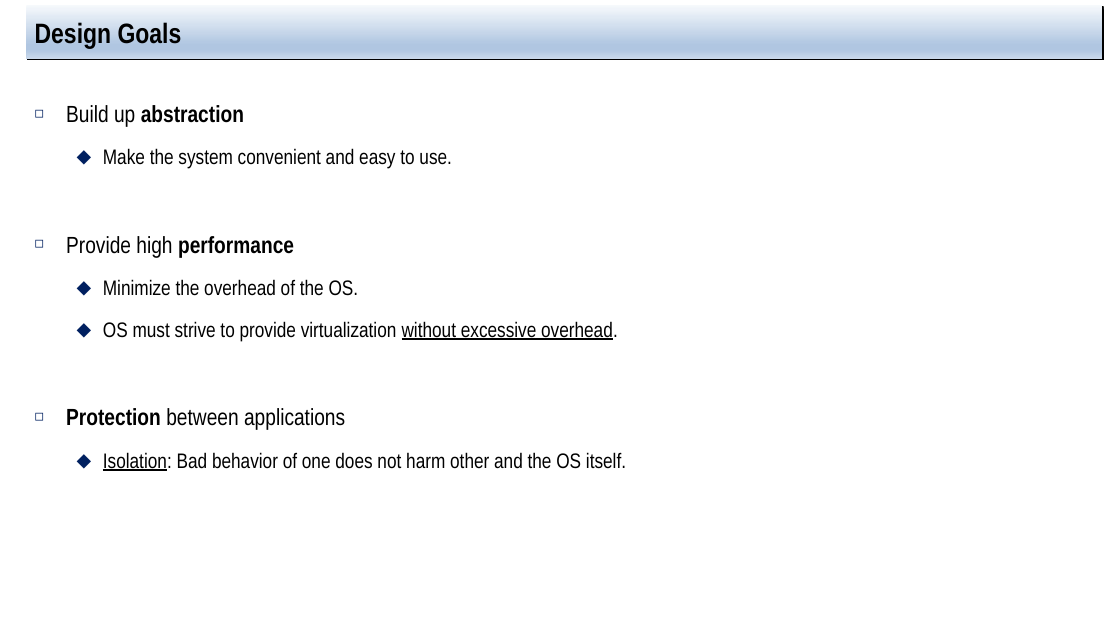
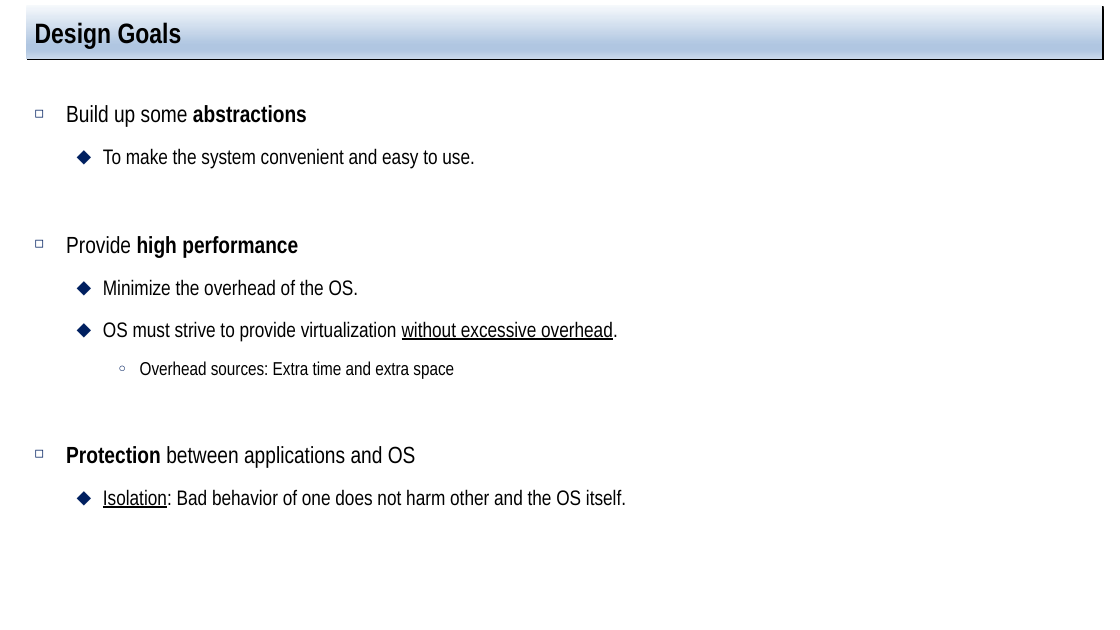
Before and after one commit to jachermocilla/extra-course-materials, a slide deck: slide 30 of cmsc125/ostep/slides/00.Introduction/Introduction_to_operating_system.pptx (slide 28 before the commit). Drawn at 1120x630 pixels with LibreOffice and Linux fonts; fonts in the diff are those of the drawing. Boxes give left, top, right and bottom in pixels: in the first picture for what was removed or moved away, otherwise in the second. Text is boxed around its words. In the diff, an @@ line names an element or a change of style, - is before the commit and + after.

```diff
--- a/cmsc125/ostep/slides/00.Introduction/Introduction_to_operating_system.pptx
+++ b/cmsc125/ostep/slides/00.Introduction/Introduction_to_operating_system.pptx
@@ text at box(66, 105, 475, 169): text changed @@
-◻ Build up abstraction
-  ⬥ Make the system convenient and easy to use.
+◻ Build up some abstractions
+  ⬥ To make the system convenient and easy to use.
@@ text at box(66, 236, 298, 258): bold on in "high" @@
@@ text at box(66, 361, 454, 468): text changed; size 20 to 16 pt @@
-◻ Protection between applications
+    ○ Overhead sources: Extra time and extra space
+◻ Protection between applications and OS
```
Also in this commit, not shown: 16 other slides changed, 7 slides added.
